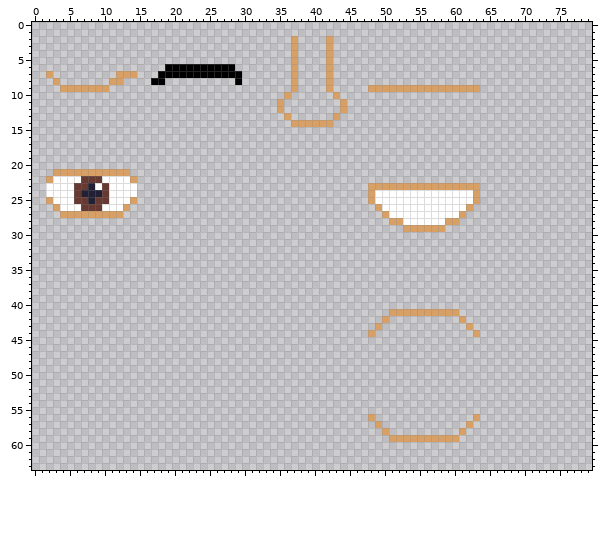
Sprite sheet: public/assets/parts.png. Above, as it was before the edit.
The file is 80x64 pixels.
And afterwards:
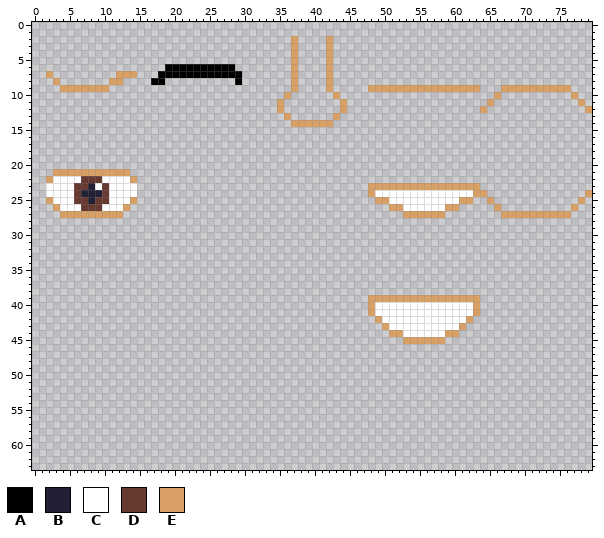
Palette (. is transparent): A #000000  B #222034  C #ffffff  D #663931  E #d9a066
Change:
Colour C now appears in row 40 at x 49 to 62; in row 41 at x 49 to 50 and 61 to 62; in rows 42 to 43 at x 51 to 60; in row 44 at x 53 to 58.
The author changed colour E to colour C in row 41 at x 51 to 60; in row 42 at x 50 and 61.
Colour E now appears in row 9 at x 67 to 76; in row 10 at x 66 and 77; in row 11 at x 65 and 78; in row 12 at x 64 and 79; in row 24 at x 64 and 79; in row 25 at x 65 and 78.
Colour E now appears in row 26 at x 66 and 77; in row 27 at x 67 to 76; in row 39 at x 48 to 63; in rows 40 to 41 at x 48 and 63; in row 42 at x 49 and 62; in row 43 at x 50 and 61.
Colour E now appears in row 44 at x 51 to 52 and 59 to 60; in row 45 at x 53 to 58.
The author changed colour C to colour E in row 25 at x 49 to 50 and 61 to 62; in row 26 at x 51 to 52 and 59 to 60; in row 27 at x 53 to 58.
Colour C is removed in row 26 at x 50 and 61; in row 27 at x 51 to 52 and 59 to 60; in row 28 at x 53 to 58.
Colour E is removed in row 25 at x 48 and 63; in row 26 at x 49 and 62; in row 27 at x 50 and 61; in row 28 at x 51 to 52 and 59 to 60; in row 29 at x 53 to 58; in row 43 at x 49 and 62.
Colour E is removed in row 44 at x 48 and 63; in row 56 at x 48 and 63; in row 57 at x 49 and 62; in row 58 at x 50 and 61; in row 59 at x 51 to 60.
Pixel boxes of the changes (left, top, right, bottom) in both pictures:
added: (480, 85, 592, 113)
changed: (368, 190, 592, 232)
changed: (368, 295, 480, 344)
erased: (368, 414, 480, 442)
